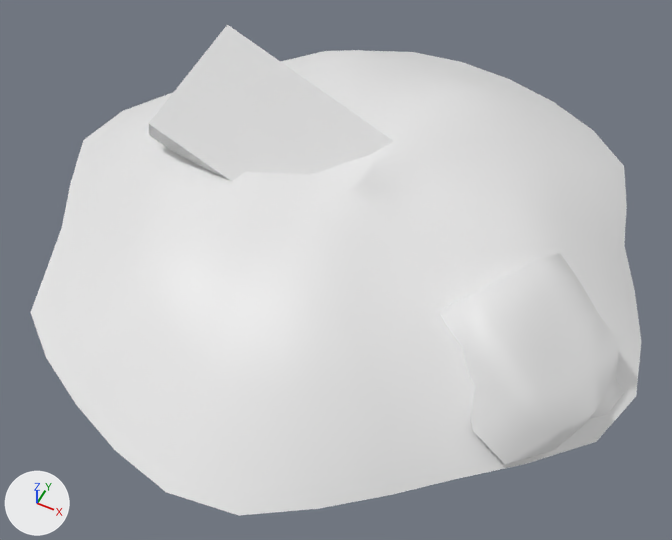
Two versions of the Blender file Content/MyMeshes/Doodads/blends&fbx/debris.blend, one commit apart.
One viewpoint serves both versions: a camera (50 mm lens) standing at (4.55, -9.38, 10.78) and looking at (0.37, -1.03, 0.33). The axes (+X, +Y, +Z) are drawn at lower left. The lights are the same throughout.

Script lines for the objects in view, before the commit:
```python
me_cube_001 = bpy.data.meshes.new('Cube.001')
me_cube_001.from_pydata([(-1.0, -1.0, -1.0), (-1.0, -1.0, 1.0), (-1.0, 1.0, -1.0), (-1.0, 1.0, 1.0), (1.0, -1.0, -1.0), (1.0, -1.0, 1.0), (1.0, 1.0, -1.0), (1.0, 1.0, 1.0)], [], [(1, 3, 2, 0), (3, 7, 6, 2), (5, 1, 0, 4), (0, 2, 6, 4), (5, 7, 3, 1)])
me_cube_002 = bpy.data.meshes.new('Cube.002')
me_cube_002.from_pydata(...)  # 41 vertices, 32 faces; spans x -1.07..1.3, y -1.26..1.22, z -1.0..1.85
me_cube_002.polygons.foreach_set('use_smooth', [True] * 32)
me_cylinder = bpy.data.meshes.new('Cylinder')
me_cylinder.from_pydata(...)  # 160 vertices, 143 faces; spans x -5.14..5.0, y -5.14..5.16, z -1.67..-0.09
me_cylinder.polygons.foreach_set('use_smooth', [True] * 143)
ob_cube = bpy.data.objects.new('Cube', me_cube_001)
ob_cube.location = (-0.92, 0.0, 1.38)
ob_cube.rotation_euler = (0.374, 0.41, 0.0)  # degrees (21, 23, 0)
ob_cube.scale = (1.88, 1.0, 0.252)
ob_cube_001 = bpy.data.objects.new('Cube.001', me_cube_002)
ob_cube_001.location = (3.5, -1.39, 0.62)
ob_cube_001.rotation_euler = (-0.264, 0.389, -0.62)  # degrees (-15, 22, -36)
ob_cube_001.scale = (1.0, 1.0, 0.334)
ob_cylinder = bpy.data.objects.new('Cylinder', me_cylinder)
ob_cylinder.location = (0.0, 0.0, 1.67)
```
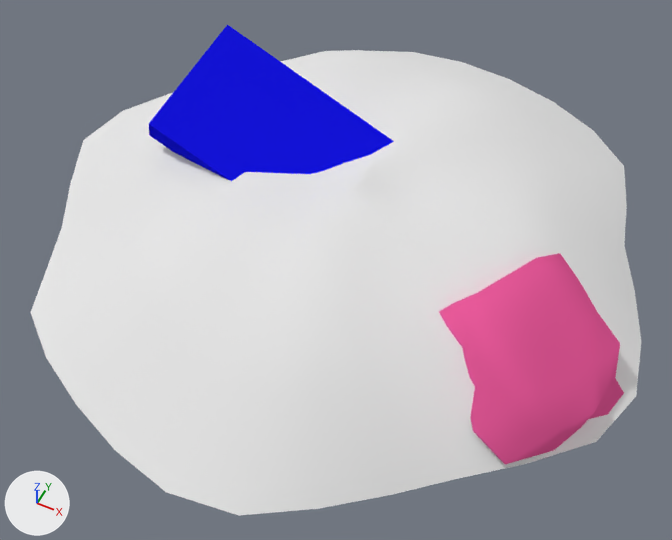
Patch to the scene script:
```diff
--- a/Content/MyMeshes/Doodads/blends&fbx/debris.blend.py
+++ b/Content/MyMeshes/Doodads/blends&fbx/debris.blend.py
@@ mat_material_003 @@
+mat_material_003 = diffuse_material('Material.003')
+mat_material_003.base_color = (0.00773, 0.00764, 0.8)  # blue #1515e7
@@ mat_material_002 @@
+mat_material_002 = diffuse_material('Material.002')
+mat_material_002.base_color = (0.8, 0.1, 0.32)  # pink #e75999
@@ me_cube_002 @@
 me_cube_002.from_pydata(...)  # 41 vertices, 32 faces; spans x -1.07..1.3, y -1.26..1.22, z -1.0..1.85
+me_cube_002.materials.append(mat_material_002)  # pink #e75999
@@ me_cube_001 @@
 me_cube_001.from_pydata(...)  # 8 vertices, 5 faces; spans x -1.0..1.0, y -1.0..1.0, z -1.0..1.0
+me_cube_001.materials.append(mat_material_003)  # blue #1515e7
```

Changed parts and their boxes [x1, y1, x2, y2] in the pictures (672 x 540 px):
'Cube.001', recoloured (white to pink)
    both: [439, 253, 624, 464]
'Cube', recoloured (white to blue)
    both: [149, 25, 394, 181]
